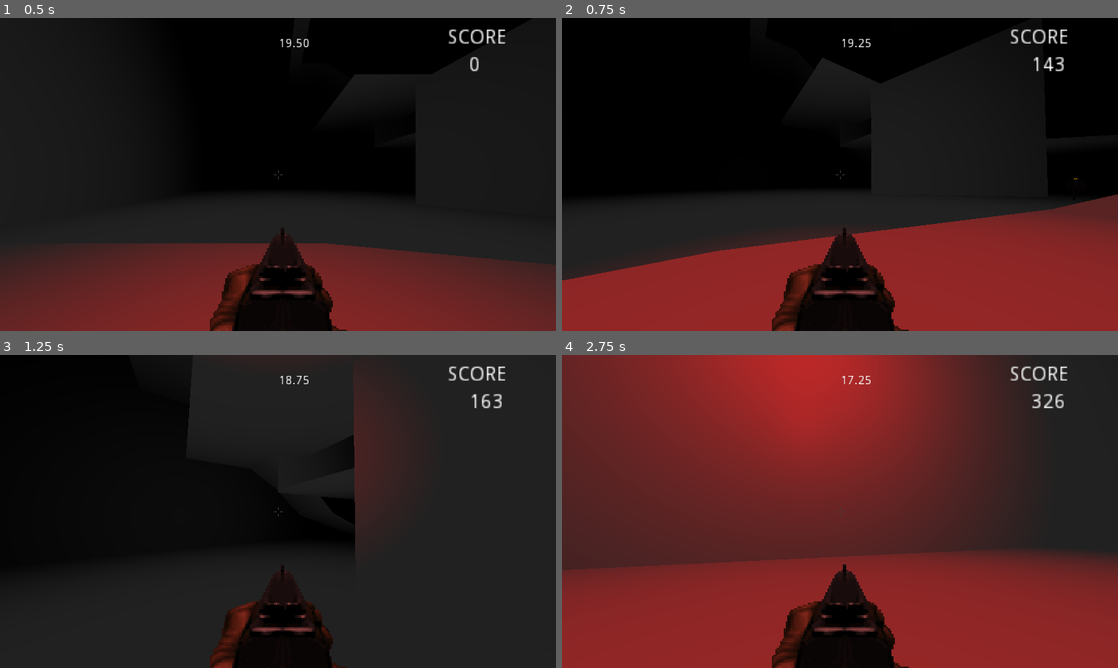
Above: before the commit, frames 1-4 (two rows, left to right).
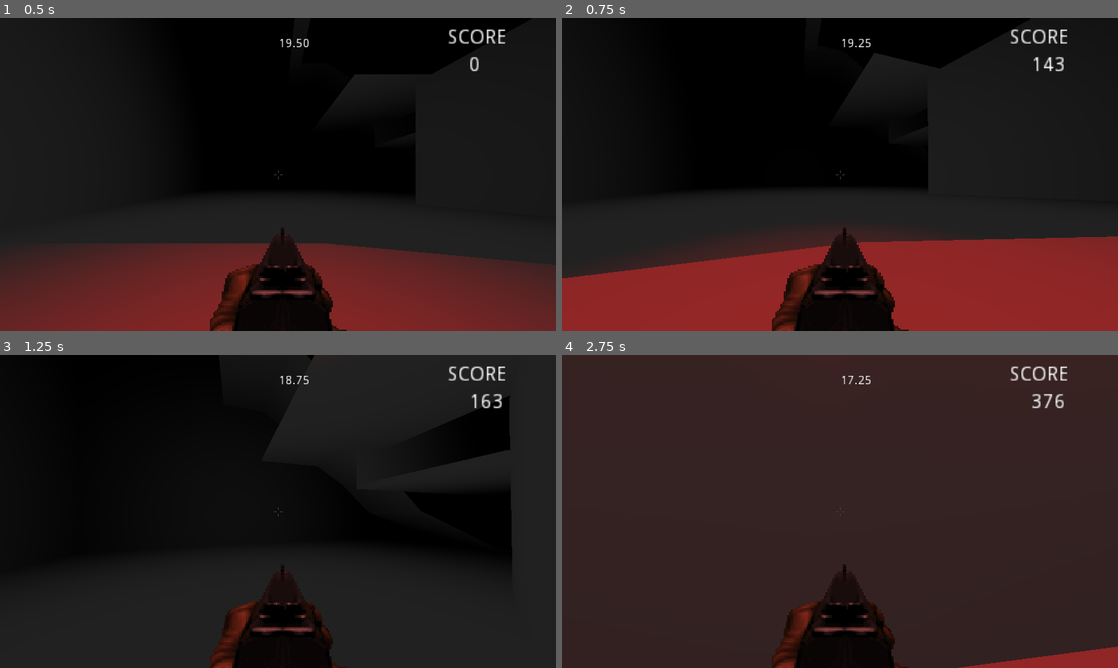
Above: after the commit, the same moments.

Repository: adrianriverof/extermination-gnome-service
Game: Godot game, scene res://Prototiping/test_level.tscn
Same seed, same stepped clock (60 frames per second), same inputs: the game is played once before the commit and once after it. The engine's default icon, where the game draws it, is replaced by a stand-in: a white triangle on a blue panel in a dark square.
Inputs (mouse positions are in pixels of both pictures, inside the frame that each line leads up to):
- Up to frame 1 (0.5 s): no input
- Up to frame 2 (0.75 s): tap Enter (ui_accept) at 0.5 s; move the mouse to (867, 174) at 0.52 s; hold W (move_forward) from 0.53 s (still down); hold Ctrl (dash) from 0.53 s (still down)
- Up to frame 3 (1.25 s): keep holding W (move_forward); keep holding Ctrl (dash); tap Space (jump) at 0.77 s
- Up to frame 4 (2.75 s): keep holding W (move_forward); move the mouse to (812, 511) at 1.27 s; release Ctrl (dash) at 1.28 s; click (812, 511) at 1.35 s; tap Space (jump) at 1.52 s; move the mouse to (851, 505) at 2.02 s; hold Ctrl (dash) from 2.03 s (still down)

Frame 1 is identical in both runs. In frame 2, 7.8% of the frame differs, in the area x 0-100%, y 11-84%; in frame 3, 12%; in frame 4, 76%, in the area x 0-100%, y 0-100%.

Commit message:
sensibilidad y doc

Diff:
--- a/Prototiping/player.gd
+++ b/Prototiping/player.gd
@@ -32,7 +32,7 @@
 const LEAM_AMOUNT : float = 0.7
 
 # Mouse sensitivity
-var mouse_sense = 0.3
+export var mouse_sense = 0.15
 var snap
 
 var currentStrafeDir = 0
Not shown, changed: docs/roadmap_cosas_GENERAL.txt
